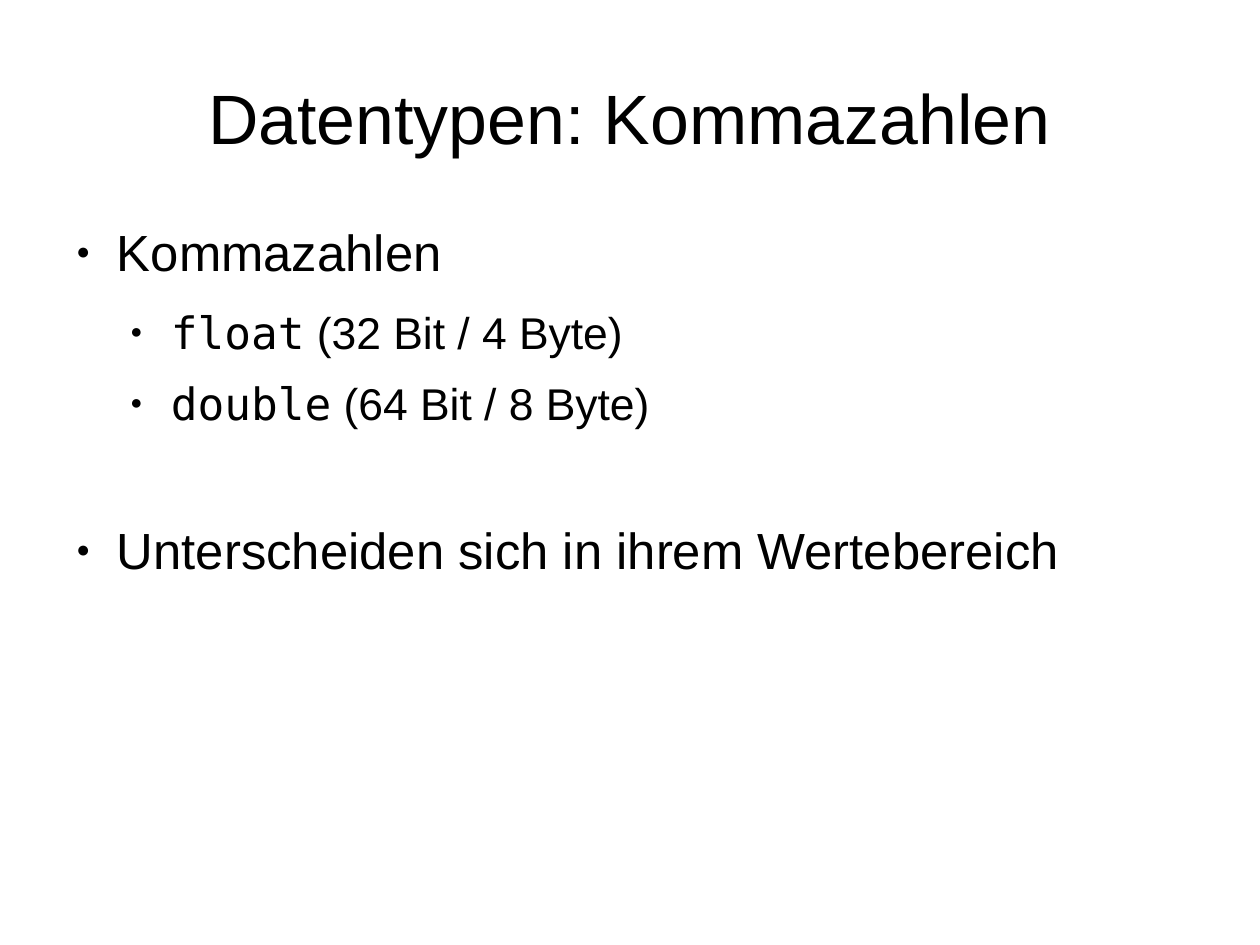
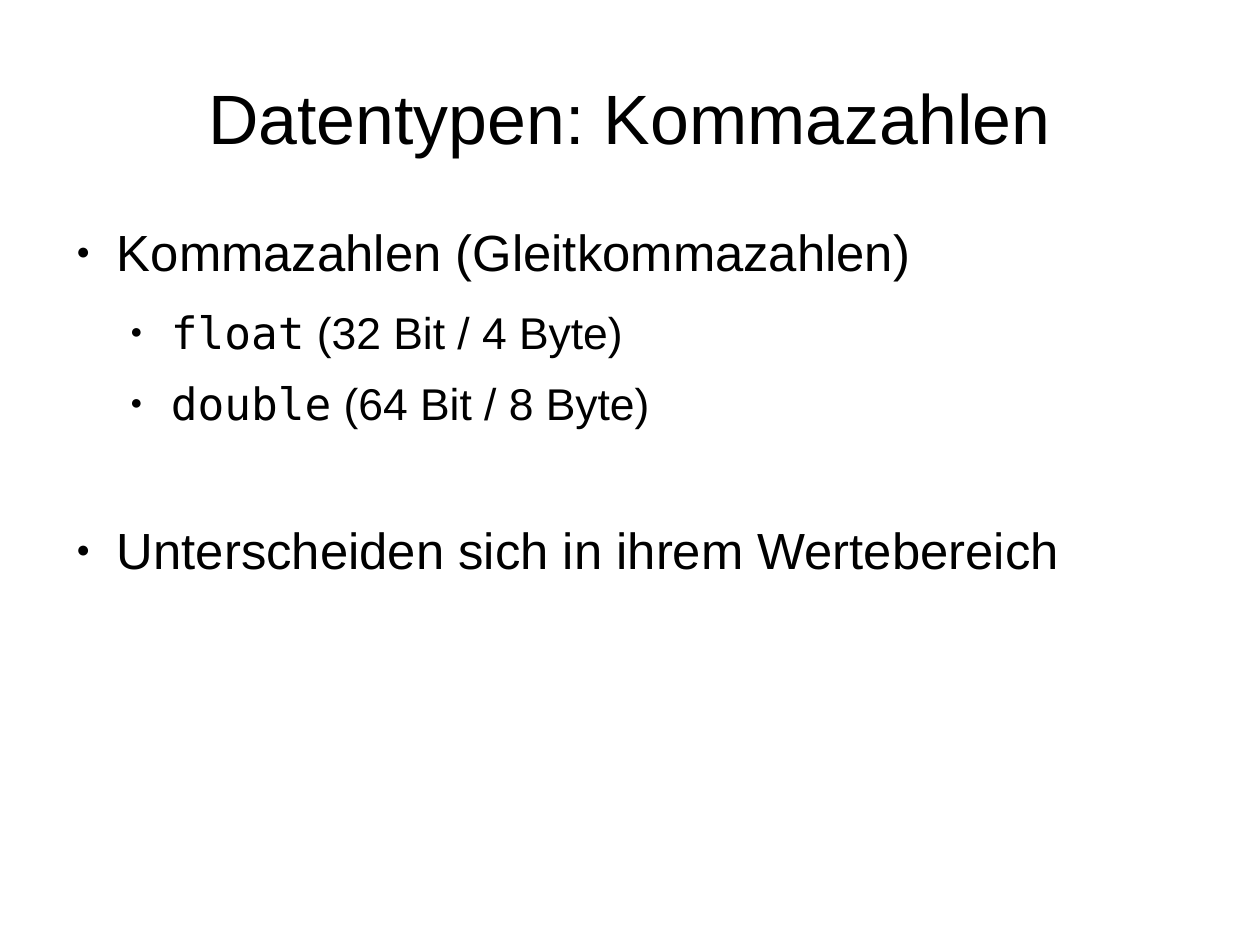
Before and after one commit to phdu/vorkurs, a slide deck: slide 7 of Tag_1/folien_tag_1.odp (slide 6 before the commit). Drawn at 1260x945 pixels with LibreOffice and Linux fonts; fonts in the diff are those of the drawing. Boxes give left, top, right and bottom in pixels: in the first picture for what was removed or moved away, otherwise in the second. Text is boxed around its words. In the diff, an @@ line names an element or a change of style, - is before the commit and + after.

```diff
--- a/Tag_1/folien_tag_1.odp
+++ b/Tag_1/folien_tag_1.odp
@@ text at (117, 234, 910, 282): text changed @@
-● Kommazahlen
+● Kommazahlen (Gleitkommazahlen)
```
Also in this commit, not shown: 4 other slides changed, 1 slide added.
